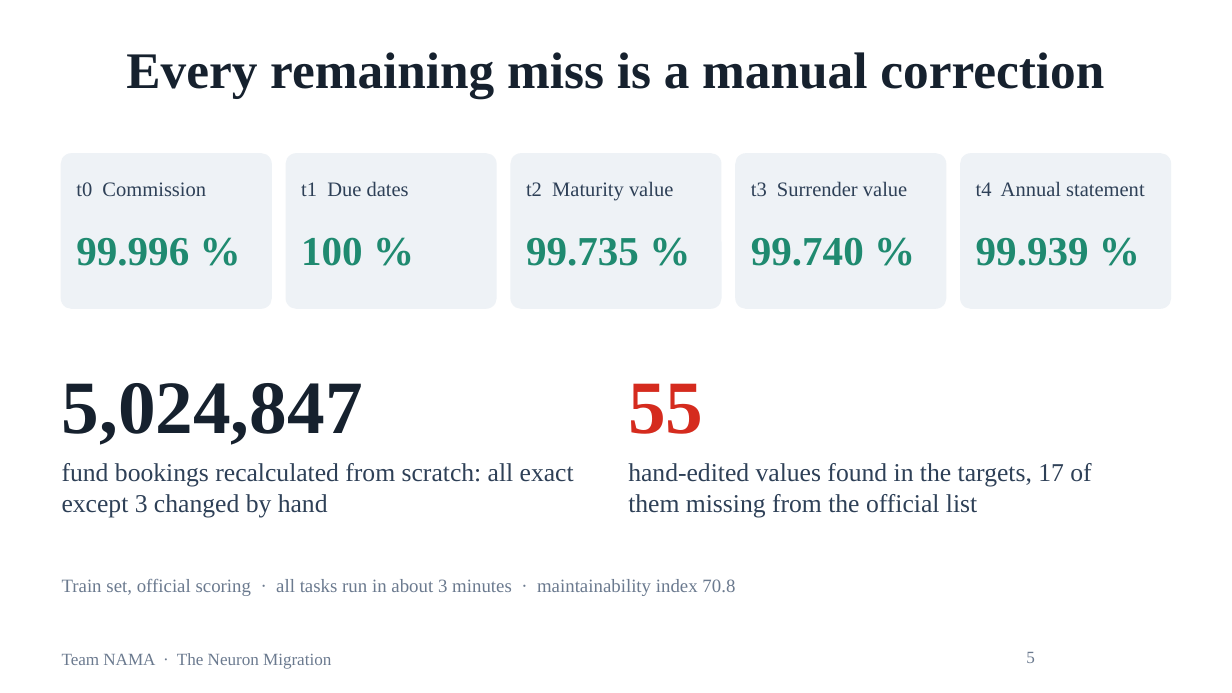
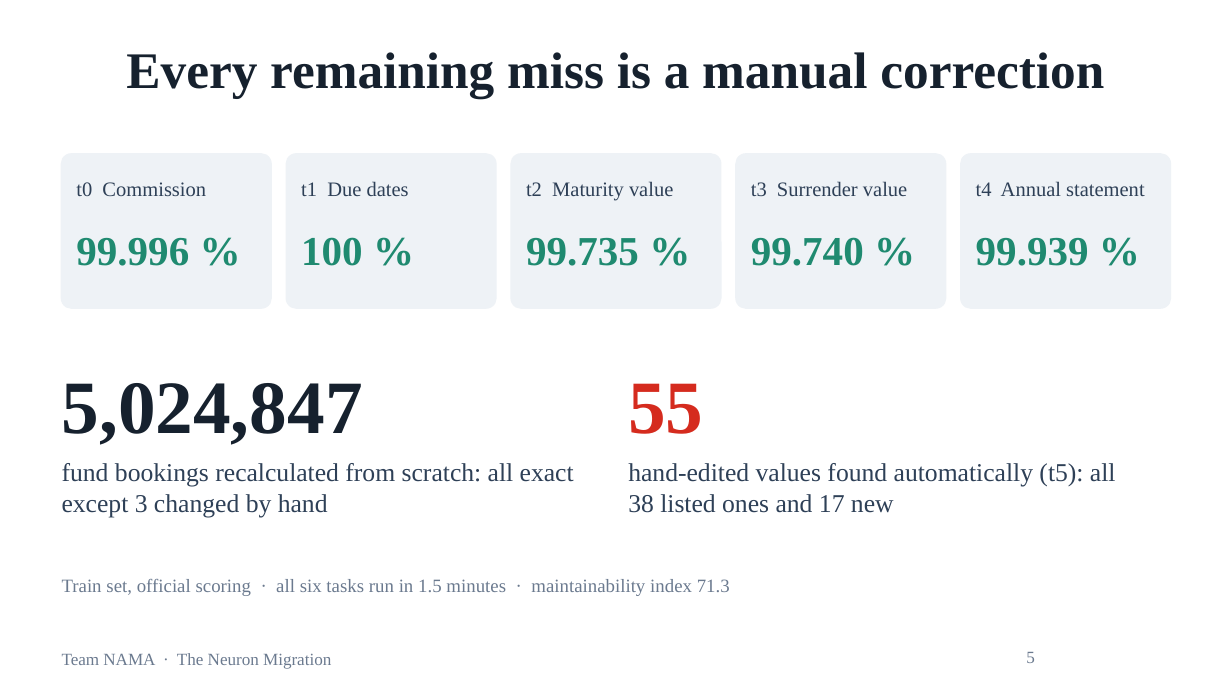
Before and after one commit to mj-amin-ece/Lifeware-Challenge, a slide deck: slide 5 of presentation/NAMA_Neuron_Migration.pptx. Drawn at 1232x693 pixels with LibreOffice and Linux fonts; fonts in the diff are those of the drawing; background and template pictures are left out. Boxes give left, top, right and bottom in pixels: in the first picture for what was removed or moved away, otherwise in the second. Text is boxed around its words. In the diff, an @@ line names an element or a change of style, - is before the commit and + after.

```diff
--- a/presentation/NAMA_Neuron_Migration.pptx
+++ b/presentation/NAMA_Neuron_Migration.pptx
@@ text at <box>628,463,1116,513</box>: text changed @@
-hand-edited values found in the targets, 17 of them missing from the official list
+hand-edited values found automatically (t5): all 38 listed ones and 17 new
@@ text at <box>62,579,730,596</box>: text changed @@
-Train set, official scoring · all tasks run in about 3 minutes · maintainability index 70.8
+Train set, official scoring · all six tasks run in 1.5 minutes · maintainability index 71.3
```
Also in this commit, not shown: 1 other slide changed, 4 other files.
